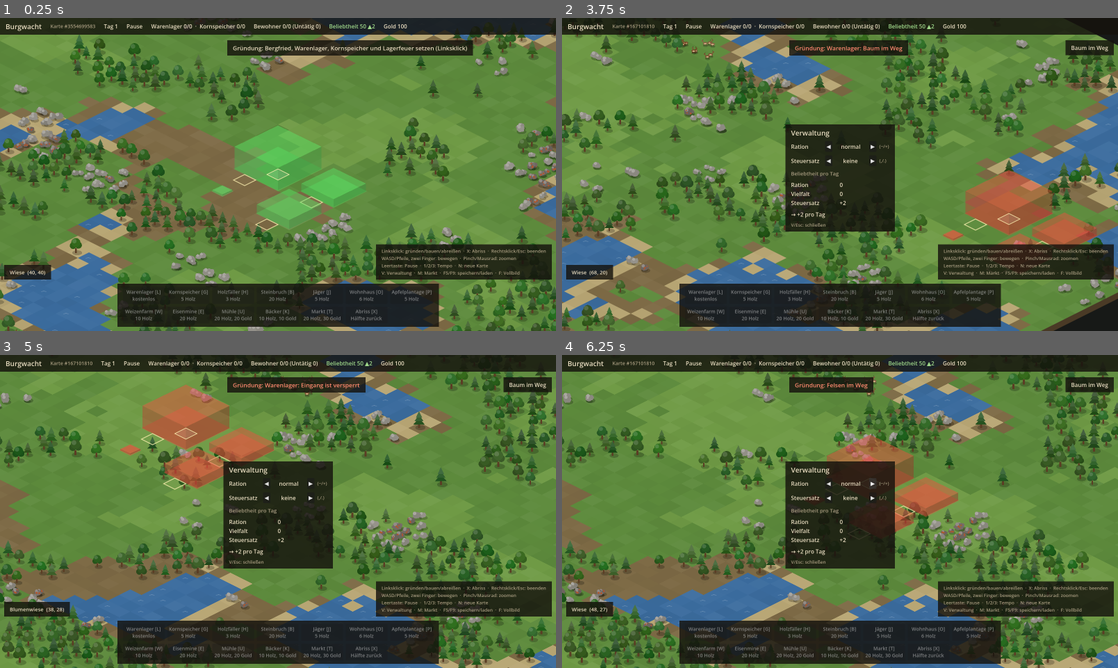
Above: before the commit, frames 1-4 (two rows, left to right).
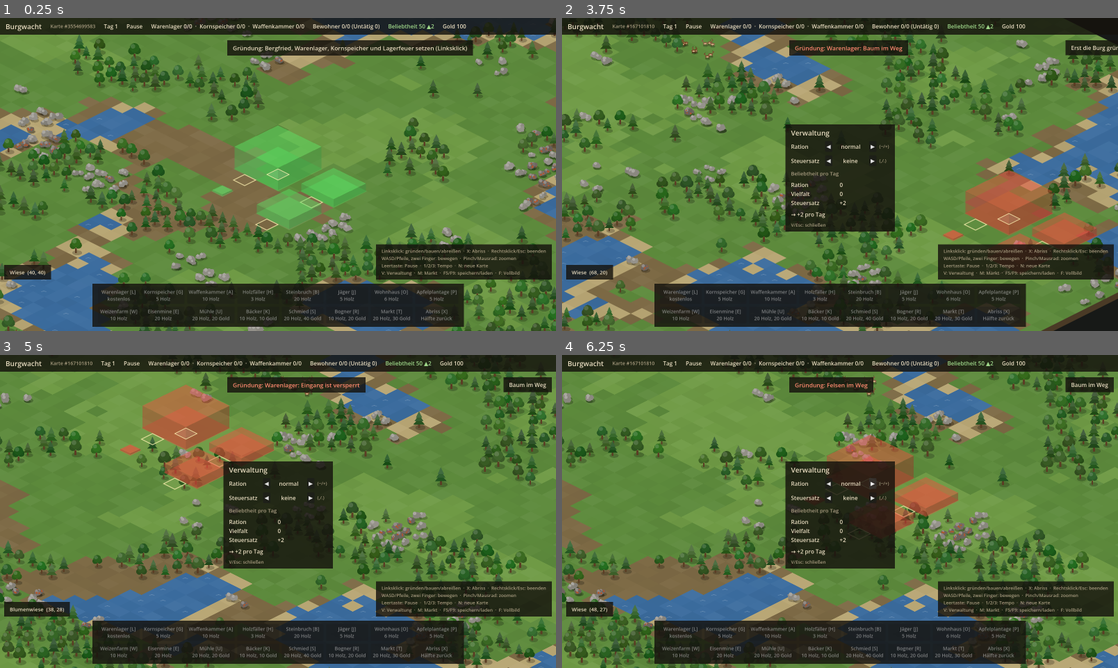
Above: after the commit, the same moments.

Repository: GwydionBr/burgwacht
Game: Godot game, scene res://scenes/main.tscn
Two runs of this game, one before a commit and one after it. Both use one fixed random seed, a clock stepped at 60 frames per second and the inputs below.
Inputs (mouse positions are in pixels of both pictures, inside the frame that each line leads up to):
- Up to frame 1 (0.25 s): no input
- Up to frame 2 (3.75 s): tap Enter at 0.5, 3.5 s; move the mouse to (962, 158) at 0.52 s; hold D 0.53-1.25 s; tap N at 0.6 s; click (962, 158) at 0.67 s; tap Space at 0.77, 2 s; drag from (728, 190) to (812, 237) at 1.27 s; move the mouse to (895, 105) at 2.02 s; hold D 2.03-2.75 s; tap 2 at 2.1 s; drag from (812, 237) to (673, 127) at 2.77 s; move the mouse to (1006, 221) at 3.52 s; hold A from 3.53 s (still down); tap V at 3.6 s
- Up to frame 3 (5 s): tap Space at 3.77 s; release A at 4.25 s; drag from (111, 464) to (194, 433) at 4.27 s
- Up to frame 4 (6.25 s): click "◀" at 5 s; click "▶" at 5.75 s

The runs differ from the first frame. In frame 1, 3.0% of the frame differs, in the area x 16-84%, y 2-99%; in frame 2, 3.1%, in the area x 16-100%, y 2-99%; in frame 3, 3.0%; in frame 4, 3.0%.

Commit message:
Waffenkammer, Schmied und Bogner als reine Daten (#66)
Neue Lagerart Waffenkammer (A, 3×3, 10 Holz, 100 Plätze, grenzt an eine
Waffenkammer; nicht bei der Gründung) mit den Waffen Schwert und Bogen
(Preise, Farben). Schmied (S) und Bogner (R) mit Verhalten produce.
Titelleiste aktualisiert die Belegung jetzt auch bei Bau und Abriss
eines Lagers.

Co-Authored-By: Claude Opus 5.5 (1M context) <noreply@anthropic.com>

Diff:
--- a/data/buildings.json
+++ b/data/buildings.json
@@ -53,6 +53,20 @@
     "color": "#c9a24a",
     "height": 26
   },
+  "armory": {
+    "name": "Waffenkammer",
+    "behavior": "storage",
+    "size": [3, 3],
+    "entrance": [1, 2],
+    "cost": { "wood": 10 },
+    "storage": "armory",
+    "capacity": 100,
+    "missing_text": "Keine Waffenkammer",
+    "rules": [{ "kind": "next_to_same_storage", "reason": "Muss an eine Waffenkammer grenzen" }],
+    "hotkey": "A",
+    "color": "#6e6a78",
+    "height": 24
+  },
   "woodcutter": {
     "name": "Holzfäller",
     "behavior": "gather",
@@ -206,6 +220,42 @@
     "color": "#b07a4a",
     "height": 24
   },
+  "smith": {
+    "name": "Schmied",
+    "behavior": "produce",
+    "workers": 1,
+    "worker_name": "Schmied",
+    "input": "iron",
+    "input_amount": 2,
+    "product": "sword",
+    "load": 1,
+    "work_ticks": 300,
+    "work_text": "schmiedet ein Schwert",
+    "size": [2, 2],
+    "entrance": [0, 1],
+    "cost": { "wood": 20, "gold": 40 },
+    "hotkey": "S",
+    "color": "#4a4440",
+    "height": 26
+  },
+  "bowyer": {
+    "name": "Bogner",
+    "behavior": "produce",
+    "workers": 1,
+    "worker_name": "Bogner",
+    "input": "wood",
+    "input_amount": 2,
+    "product": "bow",
+    "load": 1,
+    "work_ticks": 250,
+    "work_text": "baut einen Bogen",
+    "size": [2, 2],
+    "entrance": [0, 1],
+    "cost": { "wood": 10, "gold": 20 },
+    "hotkey": "R",
+    "color": "#8c6a3c",
+    "height": 24
+  },
   "market": {
     "name": "Markt",
     "behavior": "market",
--- a/data/goods.json
+++ b/data/goods.json
@@ -6,5 +6,7 @@
   "flour": { "name": "Mehl", "storage": "warehouse", "color": "#ece3cf", "buy": 16, "sell": 8 },
   "apples": { "name": "Äpfel", "storage": "granary", "food": true, "color": "#c0392b", "buy": 8, "sell": 4 },
   "meat":   { "name": "Fleisch", "storage": "granary", "food": true, "color": "#9e3b3b", "buy": 8, "sell": 4 },
-  "bread":  { "name": "Brot", "storage": "granary", "food": true, "color": "#b9803d", "buy": 8, "sell": 4 }
+  "bread":  { "name": "Brot", "storage": "granary", "food": true, "color": "#b9803d", "buy": 8, "sell": 4 },
+  "sword": { "name": "Schwert", "storage": "armory", "color": "#c4ccd4", "buy": 60, "sell": 30 },
+  "bow":   { "name": "Bogen", "storage": "armory", "color": "#7a4e24", "buy": 30, "sell": 15 }
 }
--- a/src/main.gd
+++ b/src/main.gd
@@ -312,7 +312,7 @@
 func _on_building_added(id: int) -> void:
 	_add_building_view(id)
 	_update_residents()
-	_update_market()
+	_update_stock()
 	_update_hover()
 	_update_preview()
 
@@ -322,7 +322,7 @@
 		_building_views[id].queue_free()
 		_building_views.erase(id)
 	_update_residents()
-	_update_market()
+	_update_stock()
 	_update_hover()
 	_update_preview()
 
@@ -442,7 +442,7 @@
 		_hud.show_build_hint("Abriss: %s" % reason, false)
 
 
-## Titelleiste: Belegung je Lagerart (Warenlager, Kornspeicher); Marktansicht: Bestand je Ware.
+## Titelleiste: Belegung je Lagerart (Warenlager, Kornspeicher, Waffenkammer); Marktansicht: Bestand je Ware.
 func _update_stock() -> void:
 	var parts: PackedStringArray = []
 	for storage_type: String in Building.storage_types():
--- /dev/null
+++ b/tests/test_armory.gd
@@ -0,0 +1,144 @@
+extends TestCase
+## Simulationstests: Waffenkammer (Lagerart für Waffen), Schmied und Bogner (Verhalten
+## „produce“, reine Daten). Leere Karte (nur Wiese), Szenario mit 100 Gold; Bergfried (ID 1)
+## bei (2, 2), Warenlager (ID 2) bei (7, 2), Lagerfeuer (ID 3) bei (3, 8), Kornspeicher (ID 4)
+## bei (7, 6). Eine Waffenkammer entsteht nicht bei der Gründung.
+
+const KEEP_ORIGIN := Vector2i(2, 2)
+const WAREHOUSE := 2
+## Waffenkammer (3×3) unten rechts, eine zweite direkt rechts daneben, eine dritte abseits.
+const ARMORY_SITE := Vector2i(10, 10)
+const NEXT_ARMORY_SITE := Vector2i(13, 10)
+const DISTANT_ARMORY_SITE := Vector2i(16, 2)
+## Schmied und Bogner (2×2) rechts vom Warenlager.
+const SMITH_SITE := Vector2i(11, 2)
+const BOWYER_SITE := Vector2i(11, 5)
+## Obergrenze für einen ganzen Arbeitsgang.
+const MAX_TICKS := 1500
+
+
+func _founded() -> GameWorld:
+	var world := empty_world("tiny_production")
+	assert_eq(world.execute(Command.found(KEEP_ORIGIN)), "", "Gründung:")
+	return world
+
+
+## Lässt die Welt laufen, bis condition() gilt (höchstens MAX_TICKS Takte); false, wenn nie.
+func _until(world: GameWorld, condition: Callable, what: String) -> bool:
+	for i in MAX_TICKS:
+		if condition.call():
+			return true
+		world.step()
+	assert_true(false, "Nach %d Takten nicht erreicht: %s" % [MAX_TICKS, what])
+	return false
+
+
+func test_sword_and_bow_are_weapons_for_the_armory() -> void:
+	var goods: Dictionary = GameDefs.get_instance().goods
+	assert_eq(goods.keys(), ["wood", "stone", "iron", "wheat", "flour", "apples", "meat", "bread", "sword", "bow"],
+			"Reihenfolge:")
+	assert_eq([goods["sword"]["name"], goods["sword"]["storage"]], ["Schwert", "armory"], "Schwert:")
+	assert_eq([goods["bow"]["name"], goods["bow"]["storage"]], ["Bogen", "armory"], "Bogen:")
+	for good: String in ["sword", "bow"]:
+		assert_true(goods[good].has("color"), "Farbe für getragenes %s" % good)
+		assert_true(not goods[good].get("food", false), "%s ist keine Nahrung" % good)
+	assert_eq([Market.buy_price("sword"), Market.sell_price("sword")], [60, 30], "Preise Schwert:")
+	assert_eq([Market.buy_price("bow"), Market.sell_price("bow")], [30, 15], "Preise Bogen:")
+
+
+func test_armory_data() -> void:
+	var def: Dictionary = GameDefs.get_instance().buildings["armory"]
+	var armory := Building.create(1, "armory", Vector2i.ZERO)
+	assert_eq([def["name"], def["hotkey"], Building.size_of("armory"), armory.capacity(), GameWorld.goods_cost_of("armory"),
+			GameWorld.gold_cost_of("armory")],
+			["Waffenkammer", "A", Vector2i(3, 3), 100, {"wood": 10}, 0], "Waffenkammer:")
+	assert_true(armory.is_storage(), "Ist ein Lager")
+	assert_eq(Building.storage_type_of("armory"), "armory", "Lagerart:")
+	assert_eq(Building.storage_name("armory"), "Waffenkammer", "Name der Lagerart:")
+	assert_eq(Building.storage_missing_text("armory"), "Keine Waffenkammer", "Grund ohne Waffenkammer:")
+	assert_true(GameWorld.is_buildable("armory"), "Hat eine Bautaste")
+
+
+func test_smith_and_bowyer_data() -> void:
+	var expected := {
+		"smith": ["Schmied", "Schmied", "S", Vector2i(2, 2), "iron", 2, "sword", 1, 300, "schmiedet ein Schwert", 20, 40],
+		"bowyer": ["Bogner", "Bogner", "R", Vector2i(2, 2), "wood", 2, "bow", 1, 250, "baut einen Bogen", 10, 20],
+	}
+	for type_id: String in expected:
+		var def: Dictionary = GameDefs.get_instance().buildings[type_id]
+		var building := Building.create(1, type_id, Vector2i.ZERO)
+		var actual: Array = [def["name"], building.worker_name(), def["hotkey"], Building.size_of(type_id),
+				building.input_good(), building.input_amount(), building.product(), building.carry_load(),
+				building.work_ticks(), building.work_text(), GameWorld.goods_cost_of(type_id)["wood"],
+				GameWorld.gold_cost_of(type_id)]
+		assert_eq(actual, expected[type_id], "%s:" % type_id)
+		assert_eq(def["behavior"], "produce", "Verhalten %s:" % type_id)
+		assert_eq(building.worker_slots(), 1, "Arbeiter %s:" % type_id)
+		assert_true(GameWorld.is_buildable(type_id), "%s hat eine Bautaste" % type_id)
+
+
+func test_no_armory_at_founding() -> void:
+	var world := _founded()
+	for building in world.get_buildings():
+		assert_true(building.type != "armory", "Keine Waffenkammer bei der Gründung")
+	assert_eq([world.get_storage_used("armory"), world.get_storage_capacity("armory")], [0, 0], "Belegung:")
+
+
+func test_further_armories_must_border_an_armory() -> void:
+	var world := _founded()
+	assert_eq(world.build_error("armory", DISTANT_ARMORY_SITE), "", "Die erste Waffenkammer überall:")
+	build(world, "armory", ARMORY_SITE)
+	assert_eq(world.build_error("armory", DISTANT_ARMORY_SITE), "Muss an eine Waffenkammer grenzen",
+			"Abseits nicht:")
+	assert_eq(world.build_error("armory", NEXT_ARMORY_SITE), "", "Angrenzend:")
+
+
+func test_smith_forges_a_sword_into_the_armory() -> void:
+	var world := _founded()
+	var armory := build(world, "armory", ARMORY_SITE)
+	build(world, "smith", SMITH_SITE)
+	put_goods(world, WAREHOUSE, "iron", 3)
+	var worker := world.get_resident(1)
+	_until(world, func() -> bool: return worker.task == Resident.Task.PRODUCING and worker.is_inside_building(),
+			"Schmieden")
+	assert_eq(world.activity_of(worker), "Schmied – schmiedet ein Schwert", "Tätigkeit:")
+	_until(world, func() -> bool: return world.get_stock("sword") == 1, "Schwert in der Waffenkammer")
+	assert_eq(world.get_building(armory).contents, {"sword": 1} as Dictionary[String, int], "Waffenkammer:")
+	assert_eq(world.get_stock("iron"), 1, "Genau 2 Eisen verbraucht:")
+
+
+func test_bowyer_makes_a_bow_into_the_armory() -> void:
+	var world := _founded()
+	var armory := build(world, "armory", ARMORY_SITE)
+	build(world, "bowyer", BOWYER_SITE)
+	var wood := world.get_stock("wood")
+	var worker := world.get_resident(1)
+	_until(world, func() -> bool: return worker.task == Resident.Task.PRODUCING and worker.is_inside_building(),
+			"Bogen bauen")
+	assert_eq(world.activity_of(worker), "Bogner – baut einen Bogen", "Tätigkeit:")
+	_until(world, func() -> bool: return world.get_stock("bow") == 1, "Bogen in der Waffenkammer")
+	assert_eq(world.get_building(armory).contents, {"bow": 1} as Dictionary[String, int], "Waffenkammer:")
+	assert_eq(world.get_stock("wood"), wood - 2, "Genau 2 Holz verbraucht:")
+
+
+func test_without_armory_the_smith_waits_with_the_sword() -> void:
+	var world := _founded()
+	var smith := world.get_building(build(world, "smith", SMITH_SITE))
+	put_goods(world, WAREHOUSE, "iron", 2)
+	var worker := world.get_resident(1)
+	_until(world, func() -> bool:
+		return worker.task == Resident.Task.WAITING_FOR_STORAGE and not worker.is_moving(), "Warten mit dem Schwert")
+	assert_eq(worker.tile, smith.entrance(), "An der Schmiede:")
+	assert_eq([worker.carried_good, worker.carried_amount], ["sword", 1], "Behält das Schwert:")
+	assert_eq(world.activity_of(worker), "Schmied – wartet: Lager voll", "Tätigkeit:")
+	build(world, "armory", ARMORY_SITE)
+	_until(world, func() -> bool: return world.get_stock("sword") == 1, "Lieferung nach dem Bau der Waffenkammer")
+
+
+func test_buying_weapons_needs_an_armory() -> void:
+	var world := _founded()
+	build(world, "market", Vector2i(11, 2))
+	assert_eq(world.trade_error("bow", true), "Keine Waffenkammer", "Ohne Waffenkammer:")
+	build(world, "armory", ARMORY_SITE)
+	# 100 Gold − 30 für den Markt reichen nicht für 5 × 30.
+	assert_eq(world.trade_error("bow", true), "Nicht genug Gold (150 nötig)", "Mit Waffenkammer:")
--- a/tests/test_building.gd
+++ b/tests/test_building.gd
@@ -117,7 +117,9 @@
 
 
 func test_buildable_types_come_from_data() -> void:
-	assert_eq(GameWorld.buildable_types(), ["warehouse", "granary", "woodcutter", "quarry", "hunter", "house", "orchard", "wheat_farm", "iron_mine", "mill", "bakery", "market"] as Array[String], "Baubare Typen:")
+	assert_eq(GameWorld.buildable_types(), ["warehouse", "granary", "armory", "woodcutter", "quarry", "hunter", "house",
+			"orchard", "wheat_farm", "iron_mine", "mill", "bakery", "smith", "bowyer", "market"] as Array[String],
+			"Baubare Typen:")
 
 
 func test_campfire_cannot_be_built() -> void:
--- a/tests/test_market.gd
+++ b/tests/test_market.gd
@@ -38,10 +38,10 @@
 
 
 func test_storage_types_in_goods_order() -> void:
-	assert_eq(Building.storage_types(), ["warehouse", "granary"] as Array[String], "Lagerarten:")
+	assert_eq(Building.storage_types(), ["warehouse", "granary", "armory"] as Array[String], "Lagerarten:")
 
 
 func test_missing_storage_text_from_the_data() -> void:
 	assert_eq(Building.storage_missing_text("warehouse"), "Kein Warenlager", "Warenlager:")
 	assert_eq(Building.storage_missing_text("granary"), "Kein Kornspeicher", "Kornspeicher:")
-	assert_eq(Building.storage_missing_text("armory"), "Kein Lager für armory", "Ohne Daten:")
+	assert_eq(Building.storage_missing_text("treasure"), "Kein Lager für treasure", "Ohne Daten:")
--- a/tests/test_production.gd
+++ b/tests/test_production.gd
@@ -47,7 +47,7 @@
 
 func test_flour_and_bread_are_goods() -> void:
 	var goods: Dictionary = GameDefs.get_instance().goods
-	assert_eq(goods.keys(), ["wood", "stone", "iron", "wheat", "flour", "apples", "meat", "bread"], "Reihenfolge:")
+	assert_eq(goods.keys(), ["wood", "stone", "iron", "wheat", "flour", "apples", "meat", "bread", "sword", "bow"], "Reihenfolge:")
 	assert_eq([goods["flour"]["name"], goods["flour"]["storage"]], ["Mehl", "warehouse"], "Mehl:")
 	assert_true(not goods["flour"].get("food", false), "Mehl ist keine Nahrung")
 	assert_eq([goods["bread"]["name"], goods["bread"]["storage"], goods["bread"]["food"]], ["Brot", "granary", true],
Not shown, added: tests/test_armory.gd.uid
Not shown, changed: docs/architecture.md
